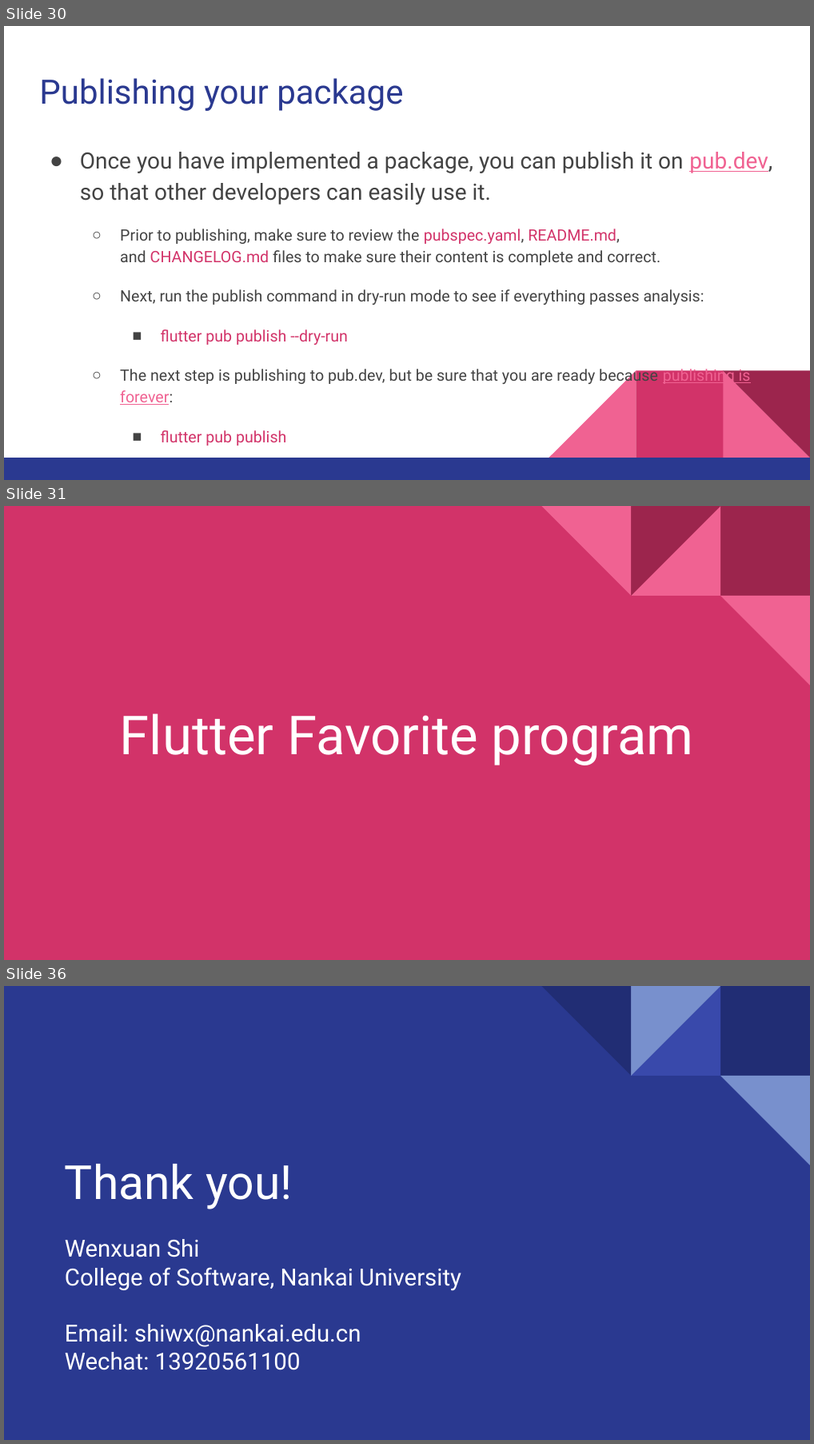
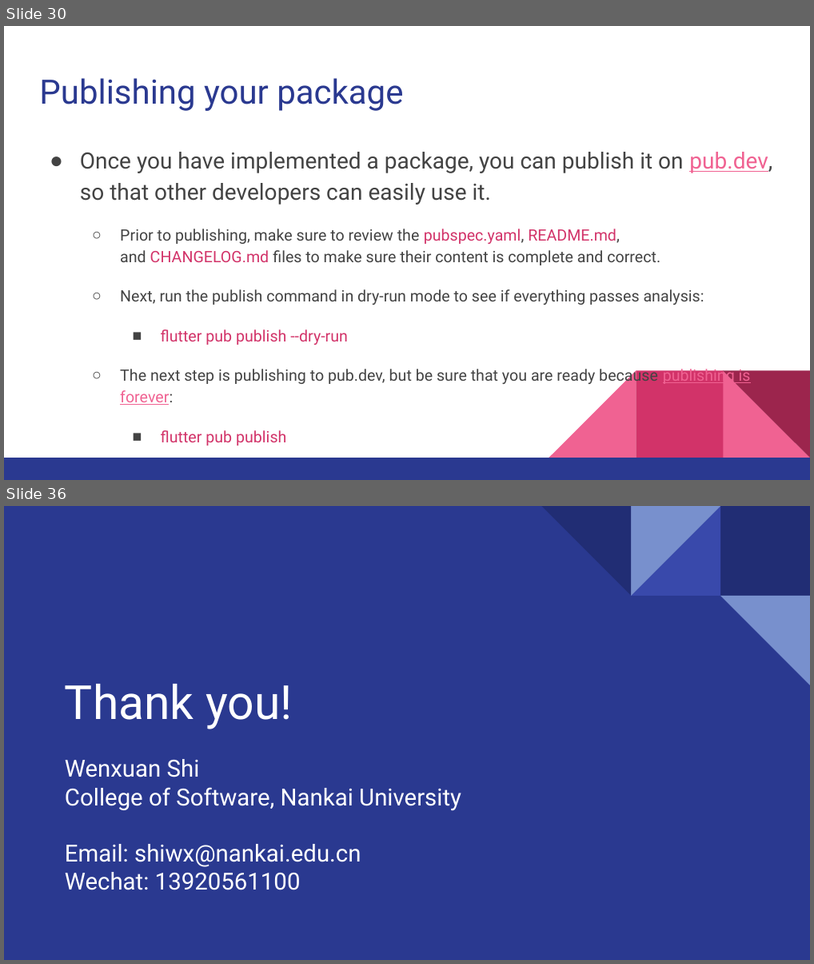
Before and after one commit to walkman617/Flutter2, a slide deck: Lecture/C06 Packages_Plugins.pptx. Shown one above the other, each under a label of ours: slides 30, 31 and 36 before the commit, slides 30 and 36 after it; the slides between them are not shown. The pictures are 814x1444 and 814x964 pixels, drawn with LibreOffice and Linux fonts; fonts in the diff are those of the drawing. Boxes give left, top, right and bottom in pixels: in the first picture for what was removed or moved away, otherwise in the second. Text is boxed around its words. In the diff, an @@ line names an element or a change of style, - is before the commit and + after.

```diff
--- a/Lecture/C06 Packages_Plugins.pptx
+++ b/Lecture/C06 Packages_Plugins.pptx
@@ slide 31 removed at bbox=[4, 506, 810, 960], background #D23369 @@
@@ group removed at bbox=[542, 506, 810, 685]: 4 right triangles, 1 rectangle @@
@@ title removed at bbox=[120, 713, 694, 765] @@
-Flutter Favorite program
```
Also in this commit, not shown: 6 slides changed, 4 slides added, 3 other slides removed.
